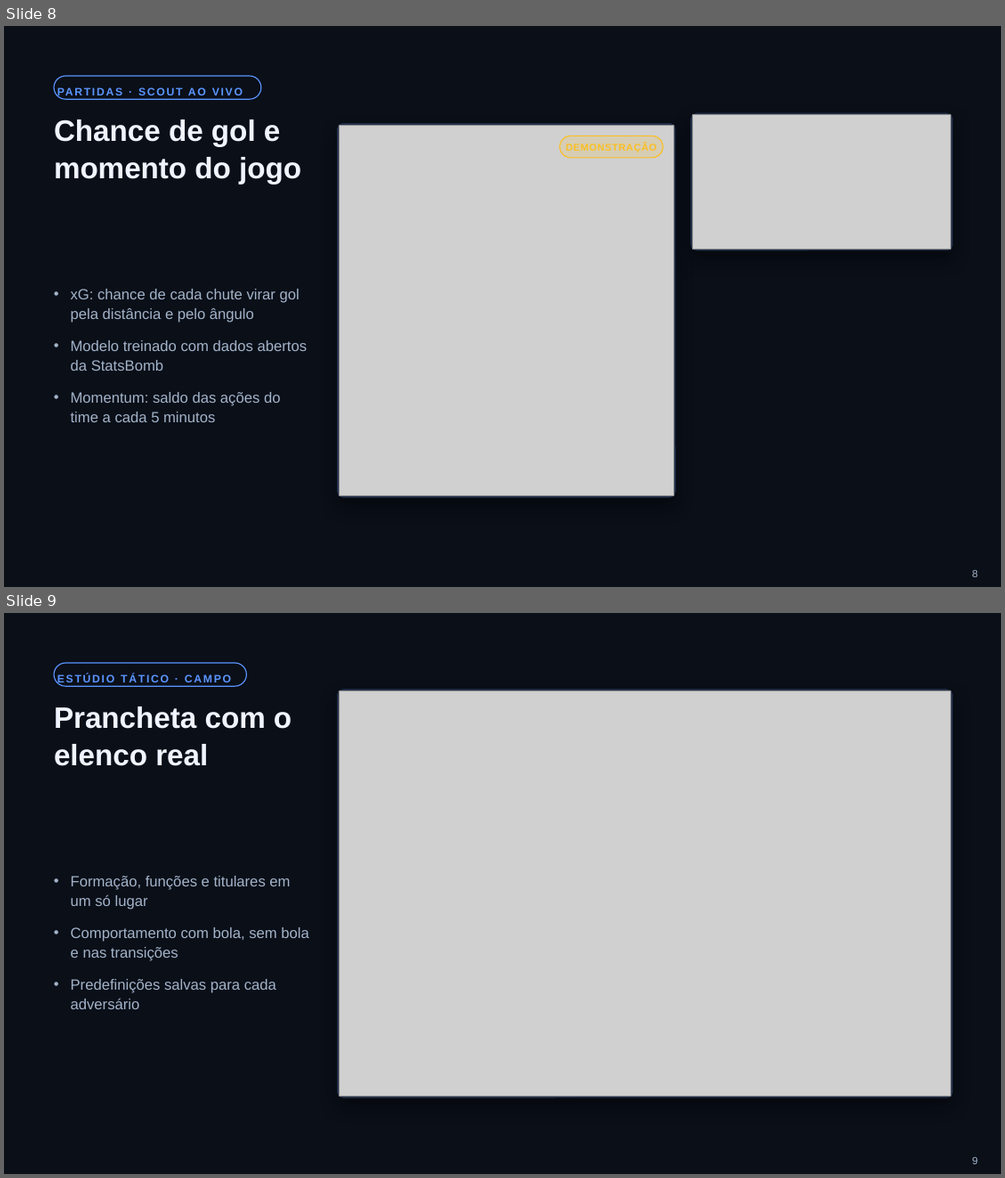
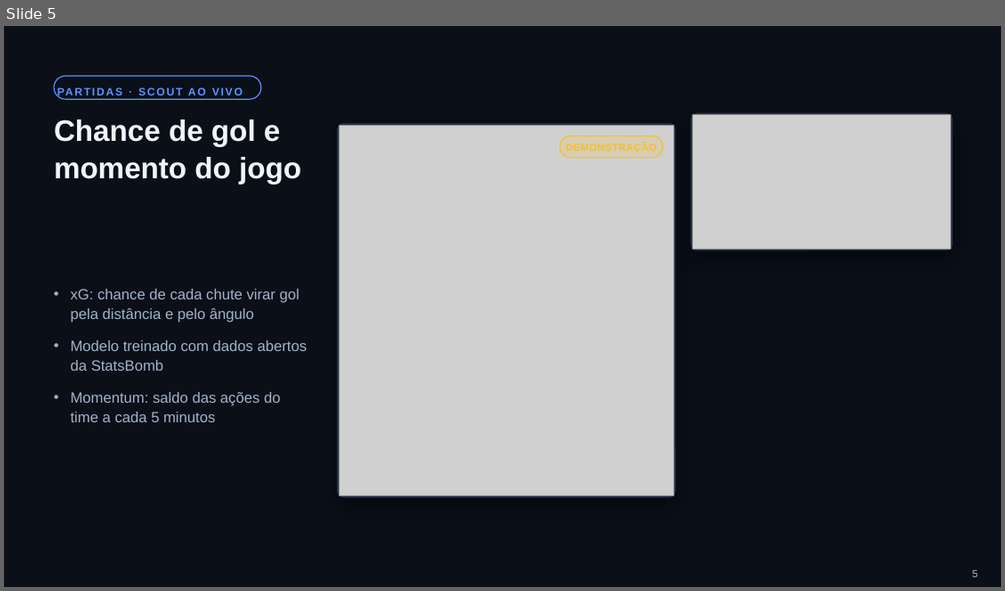
Before and after one commit to cborba733/Capixastat, a slide deck: CapixaStat_Apresentacao.pptx. Shown one above the other, each under a label of ours: slides 8 and 9 before the commit, slide 5 after it. The pictures are 1005x1178 and 1005x591 pixels, drawn with LibreOffice and Linux fonts; fonts in the diff are those of the drawing; grey boxes stand for pictures. Boxes give left, top, right and bottom in pixels: in the first picture for what was removed or moved away, otherwise in the second. Text is boxed around its words. In the diff, an @@ line names an element or a change of style, - is before the commit and + after.

Commit message:
Apresentação reduzida para os 10 slides mais importantes

```diff
--- a/CapixaStat_Apresentacao.pptx
+++ b/CapixaStat_Apresentacao.pptx
@@ slide 9 removed at <box>4,613,1001,1174</box>, background #0A0F18 @@
@@ rounded rectangle removed at <box>54,663,247,686</box> @@
-ESTÚDIO TÁTICO · CAMPO
@@ rounded rectangle removed at <box>338,690,953,1097</box> @@
@@ picture removed at <box>339,690,952,1096</box> @@
@@ title removed at <box>54,706,291,766</box> @@
-Prancheta com o elenco real
@@ text removed at <box>71,876,308,1009</box> @@
-• Formação, funções e titulares em um só lugar
-• Comportamento com bola, sem bola e nas transições
-• Predefinições salvas para cada adversário
@@ page number removed at <box>972,1157,978,1164</box> @@
-9
@@ what was slide 8 is now slide 5 @@
```
Also in this commit, not shown: 7 other slides removed, 2 other files.
